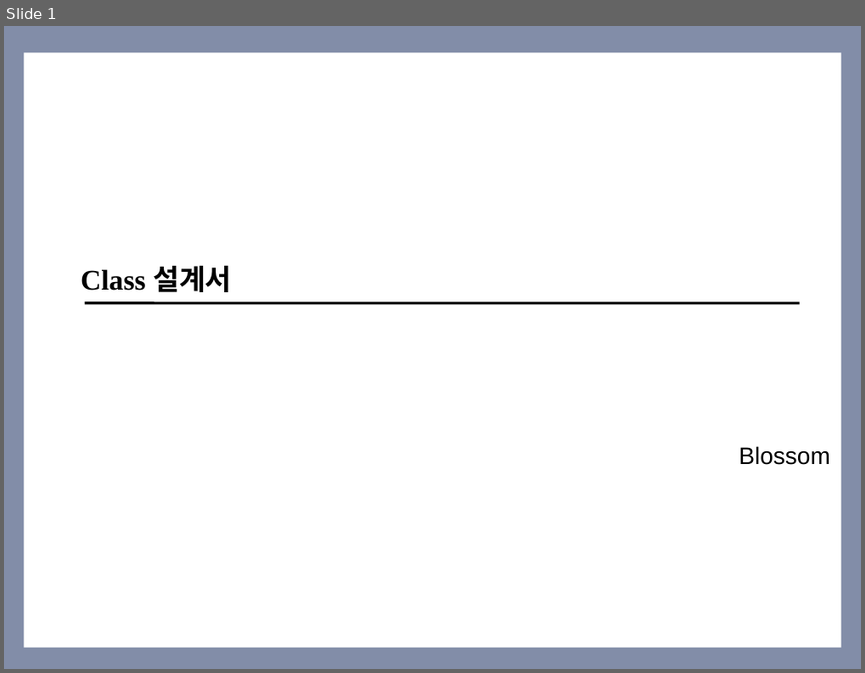
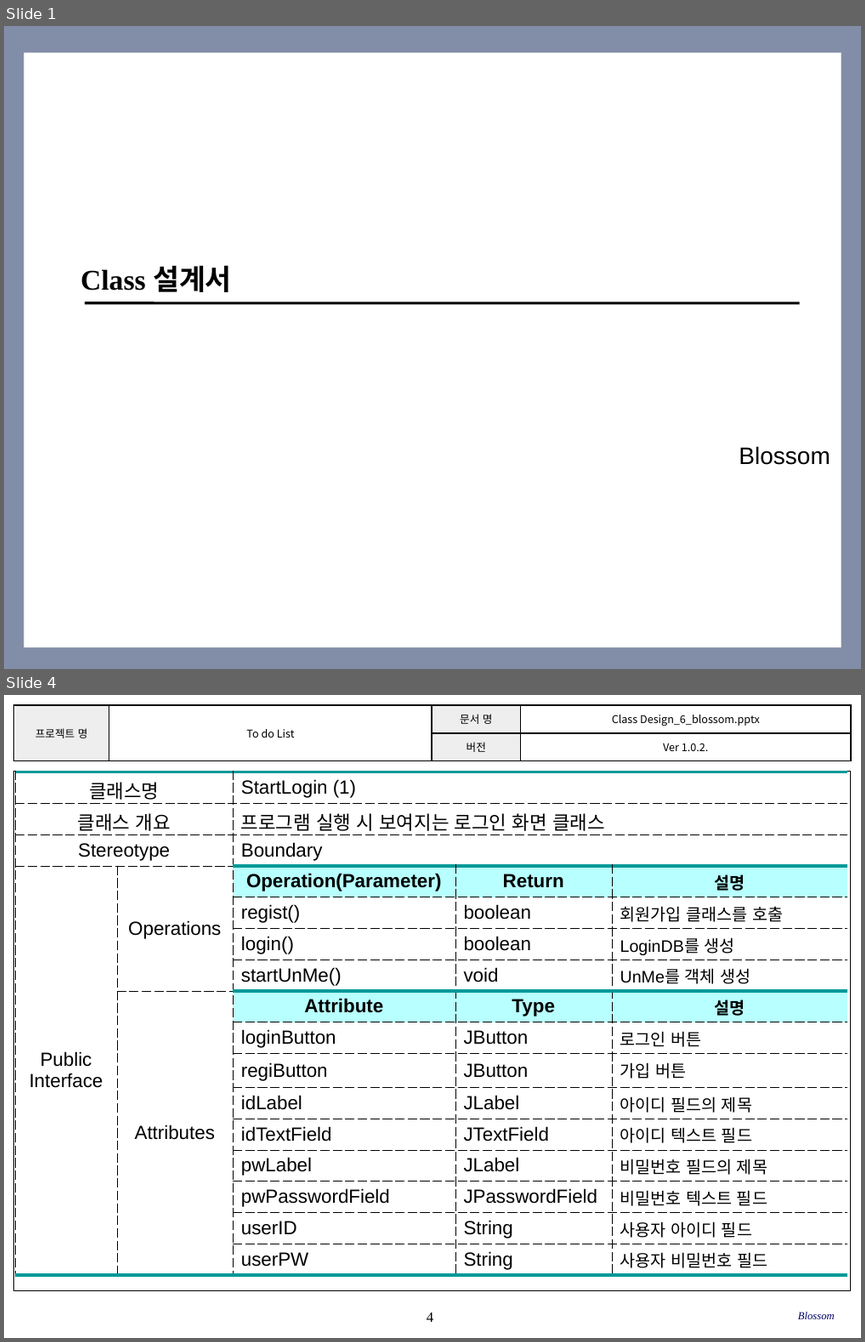
Before and after one commit to SE-admin/SE2017_6_blossom, a slide deck: doc/3_ 설계서/Class Design_6_blossom.pptx. Shown one above the other, each under a label of ours: slide 1 before the commit, slides 1 and 4 after it; the slides between them are not shown. The pictures are 865x673 and 865x1342 pixels, drawn with LibreOffice and Linux fonts; fonts in the diff are those of the drawing; background and template pictures are left out. Boxes give left, top, right and bottom in pixels: in the first picture for what was removed or moved away, otherwise in the second. Text is boxed around its words. In the diff, an @@ line names an element or a change of style, - is before the commit and + after.

Commit message:
2017 - 05 - 25	Ver 1.0.2	StartLogin, RegistCourse, ShowList 클래스 추가	임현

```diff
--- a/doc/3_ 설계서/Class Design_6_blossom.pptx
+++ b/doc/3_ 설계서/Class Design_6_blossom.pptx
@@ slide 4 added at (4,695,861,1338), background #FFFFFF @@
@@ table added at (13,705,851,761), 2 rows, 4 columns @@
+프로젝트 명 | To do List | 문서 명 | Class Design_6_blossom.pptx
+ |  | 버전 | Ver 1.0.2.
@@ rectangle added at (13,771,851,1291), outline #000000 0.75 pt @@
@@ table added at (15,772,847,1274), 16 rows, 5 columns @@
+클래스명 |  | StartLogin (1) |  | 
+클래스 개요 |  | 프로그램 실행 시 보여지는 로그인 화면 클래스 |  | 
+Stereotype |  | Boundary |  | 
+Public / Interface | Operations | Operation(Parameter) | Return | 설명
+ |  | regist() | boolean | 회원가입 클래스를 호출
+ |  | login() | boolean | LoginDB를 생성
+ |  | startUnMe() | void | UnMe를 객체 생성
+ | Attributes | Attribute | Type | 설명
+ |  | loginButton | JButton | 로그인 버튼
+ |  | regiButton | JButton | 가입 버튼
+ |  | idLabel | JLabel | 아이디 필드의 제목
+ |  | idTextField | JTextField | 아이디 텍스트 필드
+ |  | pwLabel | JLabel | 비밀번호 필드의 제목
+ |  | pwPasswordField | JPasswordField | 비밀번호 텍스트 필드
+ |  | userID | String | 사용자 아이디 필드
+ |  | userPW | String | 사용자 비밀번호 필드
@@ page number added at (426,1312,433,1321), 12 pt, text #000000 @@
+4
@@ text added at (798,1311,834,1319), 9 pt, text #000066, italic @@
+Blossom
```
Also in this commit, not shown: 2 slides changed, 5 other slides added.
